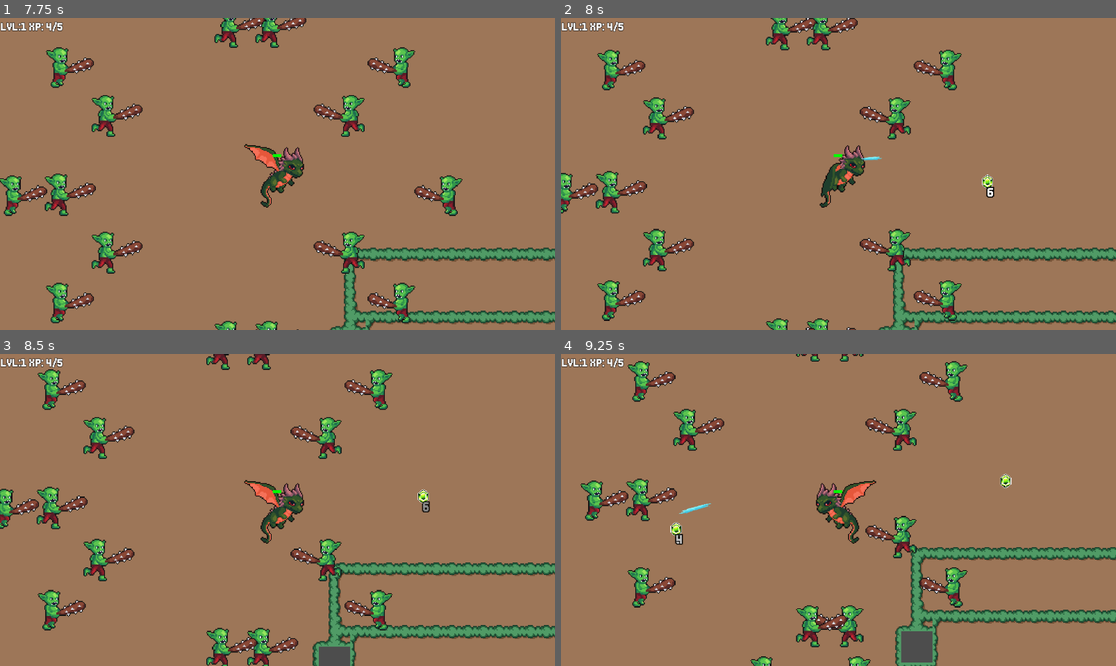
Above: before the commit, frames 1-4 (two rows, left to right).
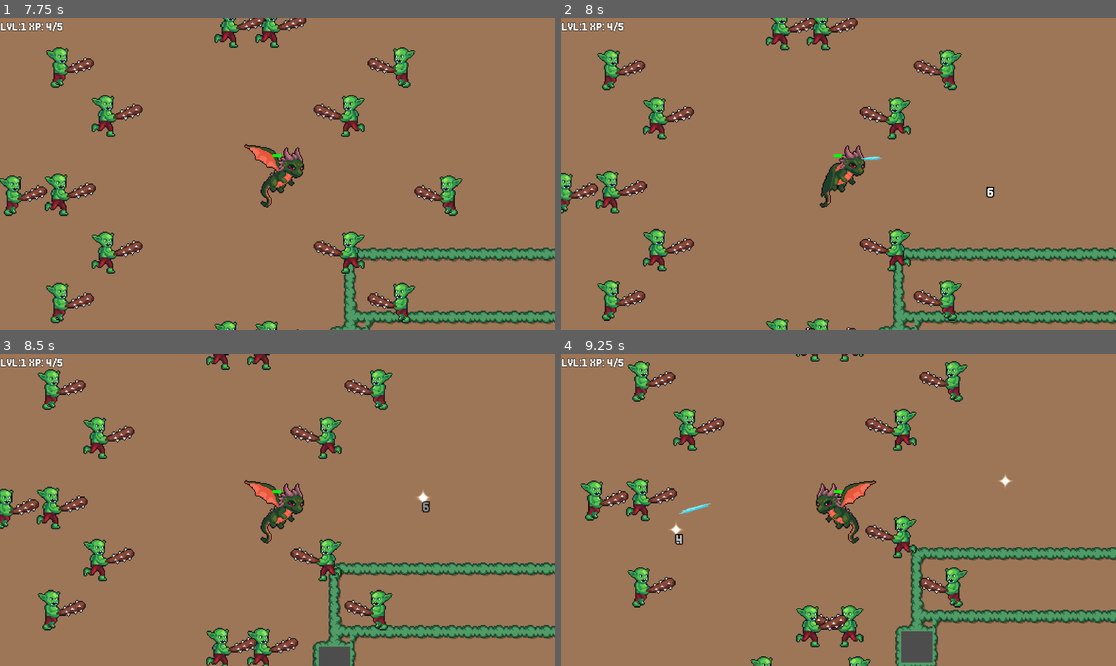
Above: after the commit, the same moments.

Repository: Loupax/vampire-survivors
Game: Godot game, scene res://World.tscn
Two runs of this game, one before a commit and one after it. Both use one fixed random seed, a clock stepped at 60 frames per second and the inputs below.
Inputs:
- Up to frame 1 (7.75 s): hold Right (right) 0.53-1.28 s; hold Down (down) 1.28-2.03 s; hold Right (right) 2.03-2.78 s; hold Up (up) 2.78-3.53 s; hold Left (left) 3.53-5.03 s; hold Down (down) 5.03-5.78 s; hold Right (right) 5.78-6.53 s; hold Up (up) 6.53-7.28 s; hold Right (right) from 7.28 s (still down)
- Up to frame 2 (8 s): keep holding Right (right)
- Up to frame 3 (8.5 s): release Right (right) at 8.03 s; hold Down (down) from 8.03 s (still down)
- Up to frame 4 (9.25 s): release Down (down) at 8.78 s; hold Left (left) from 8.78 s (still down)

Frame 1 is identical in both runs. In frame 2, less than 0.1% of the frame differs, in the area x 75-78%, y 50-55%; in frame 3, less than 0.1%; in frame 4, 0.2%, in the area x 19-82%, y 38-59%.

Commit message:
Cleaning up, replaced XP object with a cool particle effect

Diff:
--- a/entities/collectibles/xp_collectible.gd
+++ b/entities/collectibles/xp_collectible.gd
@@ -11,12 +11,4 @@
 
 func _process(delta: float) -> void:
 	if player != null:
-		if position.x > player.position.x:
-			position.x -= speed
-		else: if position.x < player.position.x:
-			position.x += speed
-
-		if position.y > player.position.y:
-			position.y -= speed
-		else: if position.y < player.position.y:
-			position.y += speed
+		position = position.move_toward(player.position, speed)
--- a/entities/collectibles/xp_collectible.tscn
+++ b/entities/collectibles/xp_collectible.tscn
@@ -1,7 +1,8 @@
-[gd_scene load_steps=12 format=3 uid="uid://syy2iiw2rdcr"]
+[gd_scene load_steps=15 format=3 uid="uid://syy2iiw2rdcr"]
 
 [ext_resource type="Script" path="res://entities/collectibles/xp_collectible.gd" id="1_pcgt7"]
 [ext_resource type="Texture2D" uid="uid://cwf0d3m28immw" path="res://assets/crystals-Sheet.png" id="2_1xbob"]
+[ext_resource type="Texture2D" uid="uid://cexkdq5by46e8" path="res://assets/particles/34.png" id="3_4vhk0"]
 
 [sub_resource type="AtlasTexture" id="AtlasTexture_cwelq"]
 atlas = ExtResource("2_1xbob")
@@ -63,6 +64,18 @@
 [sub_resource type="RectangleShape2D" id="RectangleShape2D_pc8uv"]
 size = Vector2(6.5, 6)
 
+[sub_resource type="CanvasItemMaterial" id="CanvasItemMaterial_k8ktm"]
+blend_mode = 1
+
+[sub_resource type="ParticleProcessMaterial" id="ParticleProcessMaterial_egeb1"]
+lifetime_randomness = 0.19
+particle_flag_disable_z = true
+emission_shape = 2
+emission_sphere_radius = 1.0
+gravity = Vector3(0, 98, 0)
+scale_min = 0.05
+scale_max = 0.05
+
 [node name="XPCollectible" type="Area2D"]
 collision_layer = 4
 collision_mask = 0
@@ -71,9 +84,18 @@
 xp = 1
 
 [node name="AnimatedSprite2D" type="AnimatedSprite2D" parent="."]
+visible = false
 position = Vector2(0, -4.76837e-07)
 scale = Vector2(0.571429, 0.571429)
 sprite_frames = SubResource("SpriteFrames_8nbcw")
 
 [node name="CollisionShape2D" type="CollisionShape2D" parent="."]
 shape = SubResource("RectangleShape2D_pc8uv")
+
+[node name="GPUParticles2D" type="GPUParticles2D" parent="."]
+material = SubResource("CanvasItemMaterial_k8ktm")
+amount = 3
+process_material = SubResource("ParticleProcessMaterial_egeb1")
+texture = ExtResource("3_4vhk0")
+lifetime = 0.2
+trail_lifetime = 0.01
Binary file added: assets/particles/1.png
Not shown, added: assets/particles/1.png.import
Binary file added: assets/particles/10.png
Not shown, added: assets/particles/10.png.import
Binary file added: assets/particles/11.png
Not shown, added: assets/particles/11.png.import
Binary file added: assets/particles/12.png
Not shown, added: assets/particles/12.png.import
Binary file added: assets/particles/13.png
Not shown, added: assets/particles/13.png.import
Binary file added: assets/particles/14.png
Not shown, added: assets/particles/14.png.import
(and 88 more such lines)
